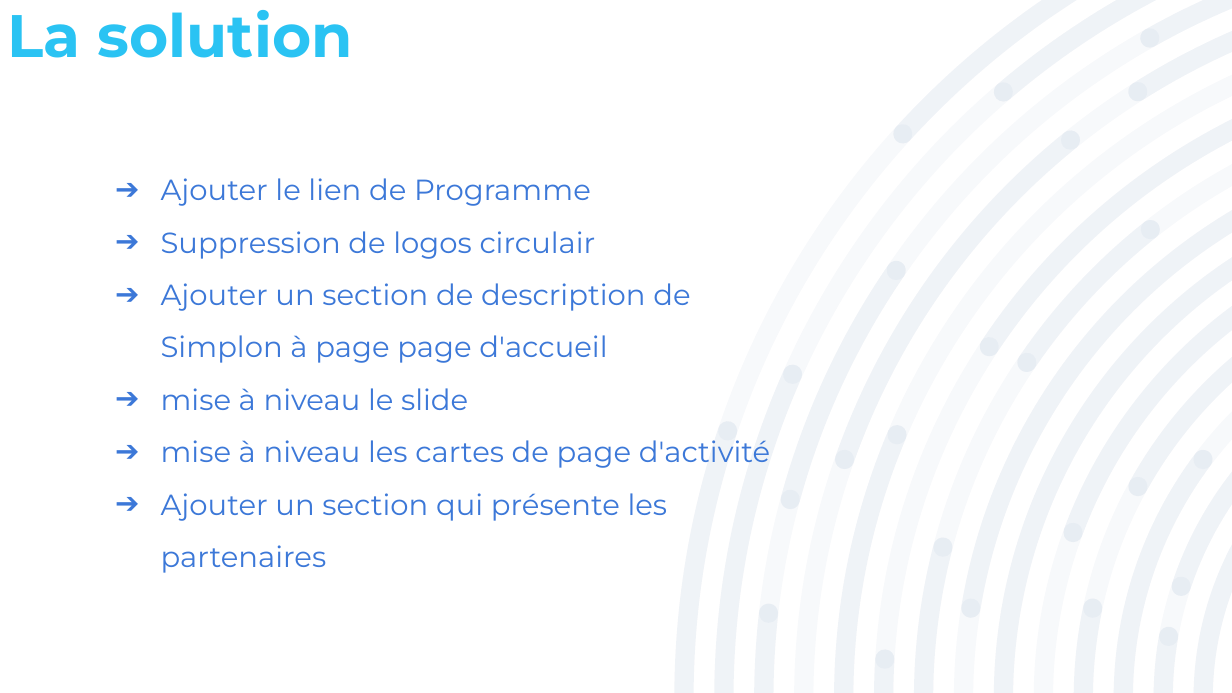
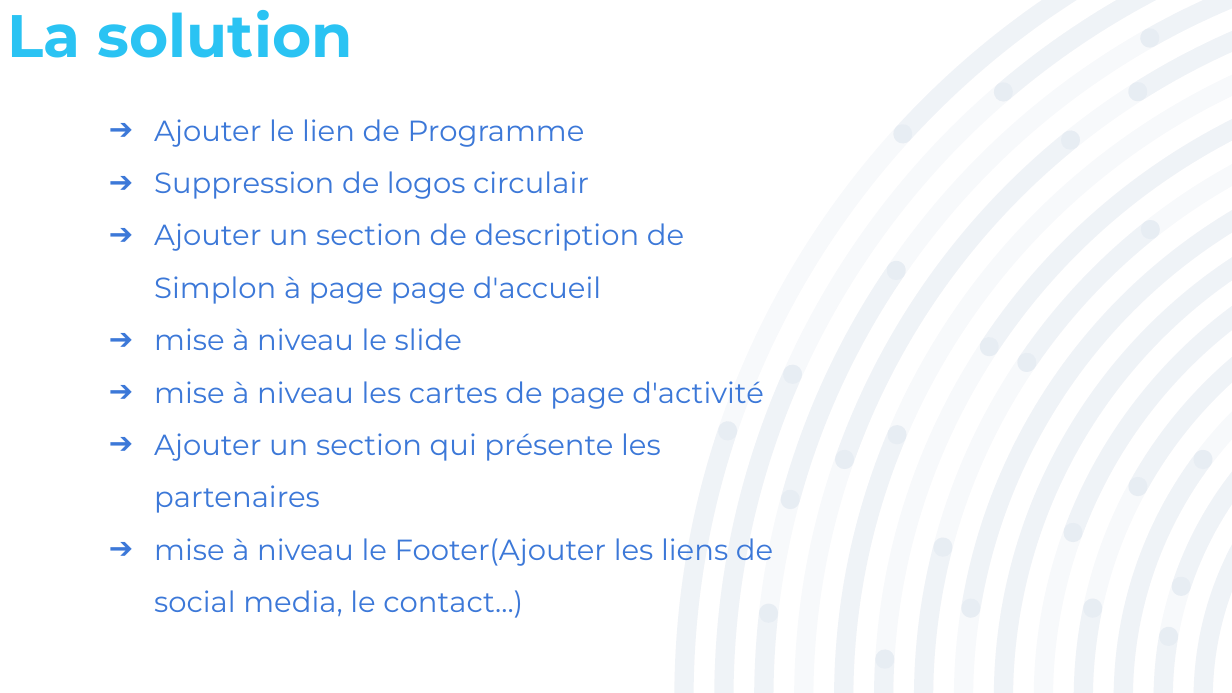
Before and after one commit to CHAHBAR-SOUFIANE/Projet_5_Mise-niveau_solicode.co, a slide deck: slide 8 of Présentation/Projet_5.pptx. Drawn at 1232x693 pixels with LibreOffice and Linux fonts; fonts in the diff are those of the drawing. Boxes give left, top, right and bottom in pixels: in the first picture for what was removed or moved away, otherwise in the second. Text is boxed around its words. In the diff, an @@ line names an element or a change of style, - is before the commit and + after.

```diff
--- a/Présentation/Projet_5.pptx
+++ b/Présentation/Projet_5.pptx
@@ text "Ajouter le lien de Programme": place and size @@
-text "Ajouter le lien de Programme" at bbox=[161, 178, 771, 573]
+text "Ajouter le lien de Programme" at bbox=[154, 119, 773, 618]
@@ text at bbox=[154, 538, 773, 618]: paragraph added @@
+➔ mise à niveau le Footer(Ajouter les liens de social media, le contact...)
```
Also in this commit, not shown: 1 other slide changed.
